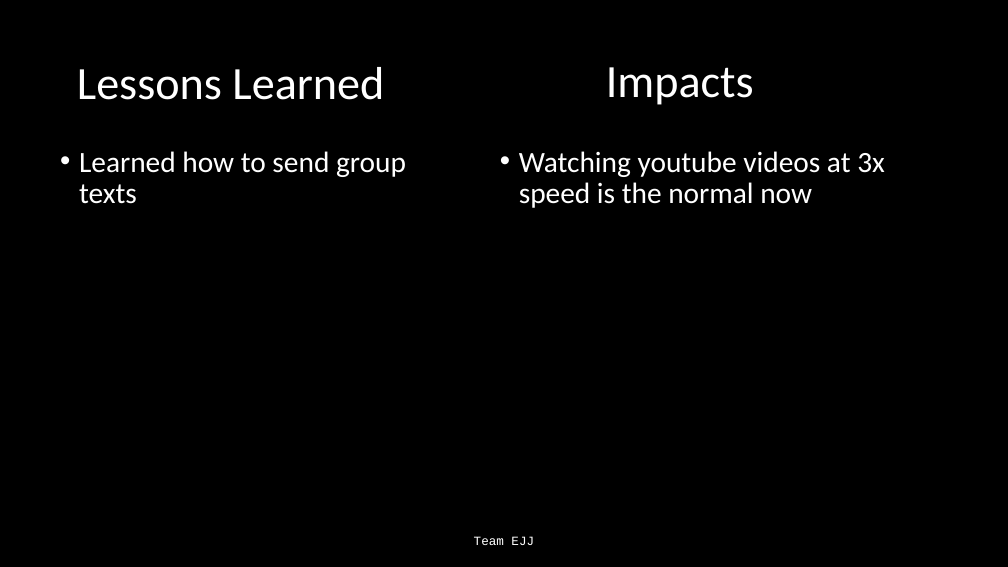
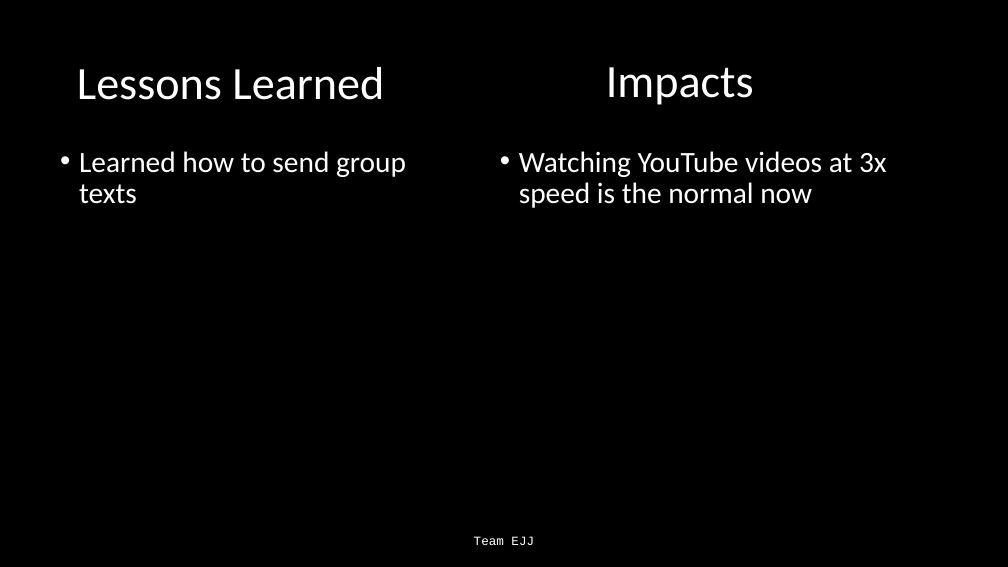
Before and after one commit to Jonathan805/RestrictedPlanning, a slide deck: slide 20 of TeamEJJ.pptx (slide 9 before the commit). Drawn at 1008x567 pixels with LibreOffice and Linux fonts; fonts in the diff are those of the drawing. Boxes give left, top, right and bottom in pixels: in the first picture for what was removed or moved away, otherwise in the second. Text is boxed around its words. In the diff, an @@ line names an element or a change of style, - is before the commit and + after.

```diff
--- a/TeamEJJ.pptx
+++ b/TeamEJJ.pptx
@@ text at bbox=[519, 151, 887, 208]: text changed @@
-• Watching youtube videos at 3x speed is the normal now
+• Watching YouTube videos at 3x speed is the normal now
```
Also in this commit, not shown: 6 other slides changed, 11 slides added.
